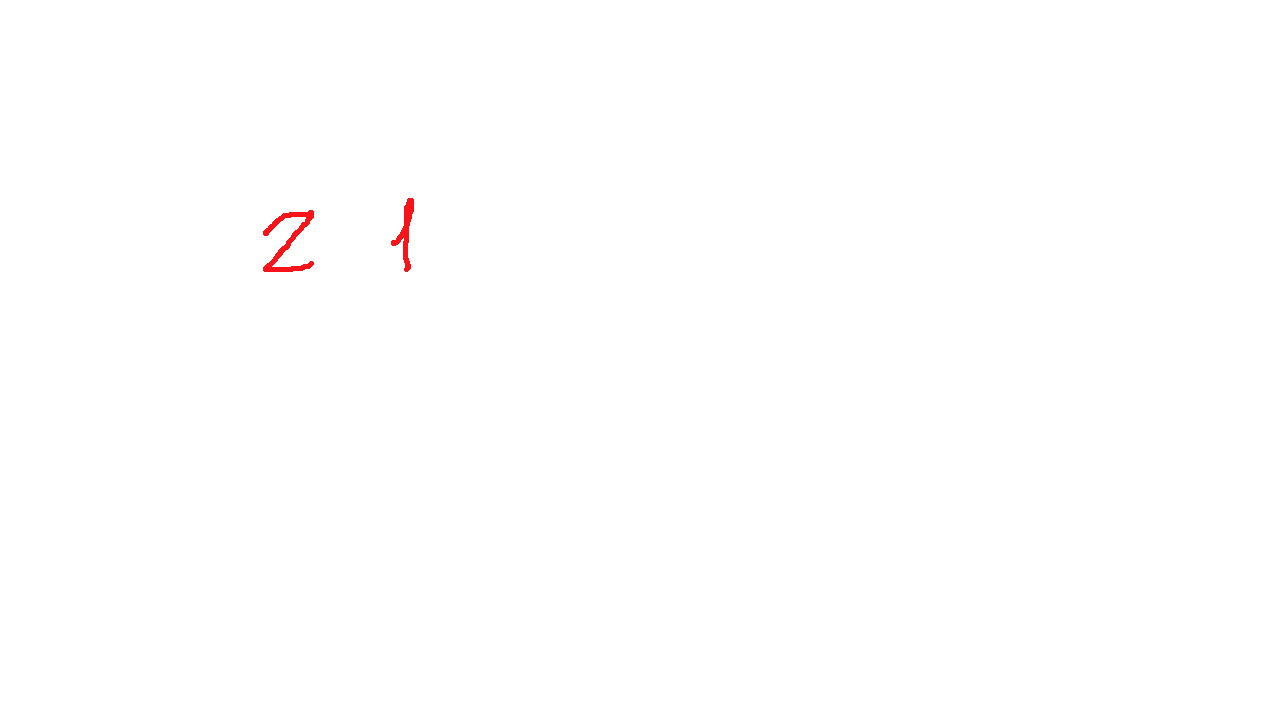
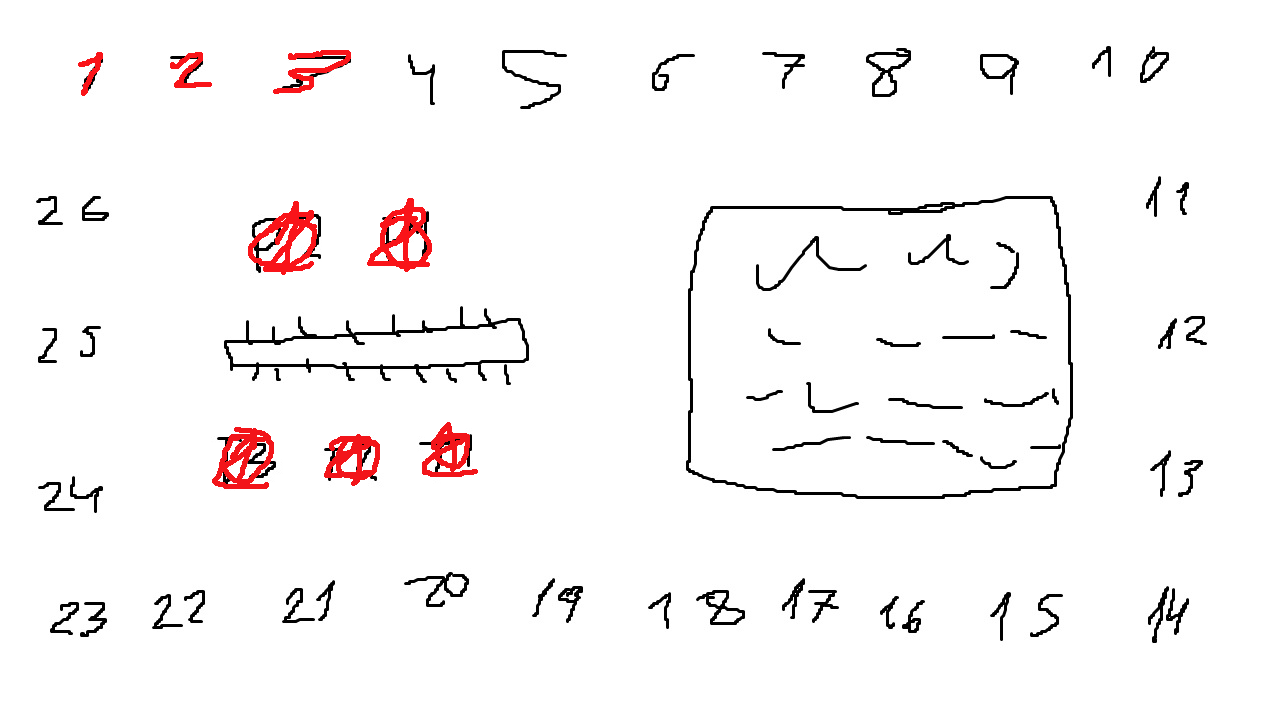
Comparing the layer stacks of the two (1280, 720) images. Changes:
showed group "Tiempo" (12 layers) over (212, 422, 478, 489)
showed "p2_1" over (275, 201, 299, 275)
showed "p2_0" over (248, 216, 317, 268)
showed "p1_2" over (367, 207, 430, 267)
showed "p1_0" over (380, 216, 432, 269)
showed group "Letras" (3 layers) over (78, 50, 351, 96)
renamed "Capa 0" to "fondo", showed it, painted on it over (32, 40, 1208, 648)
